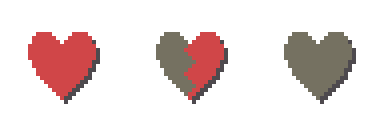
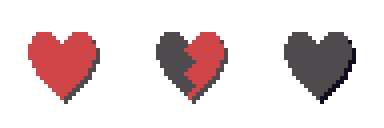
Before/after of a 384 x 128 layered artwork. What changed in the layer stack:
painted on "Background" over (156, 32, 356, 104)
